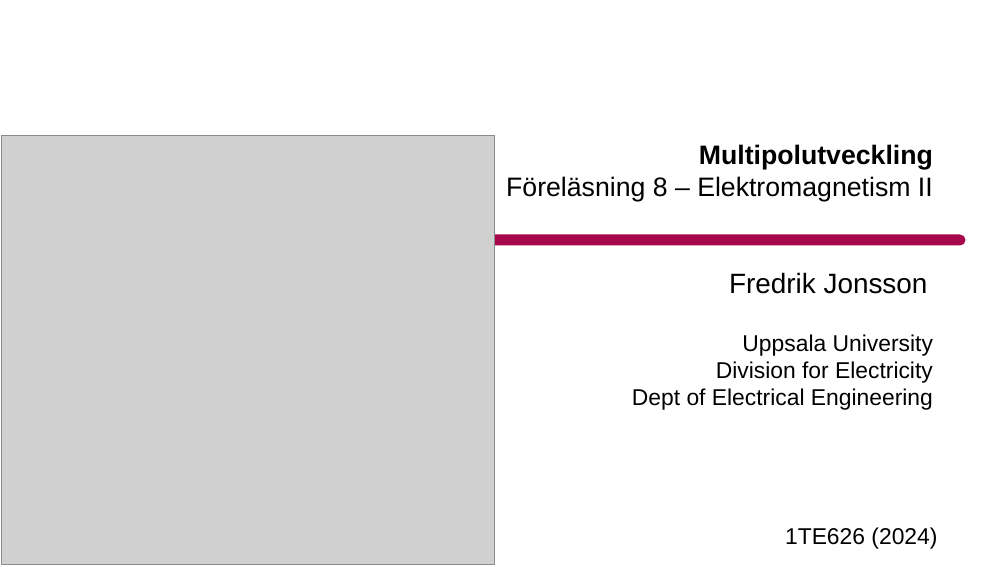
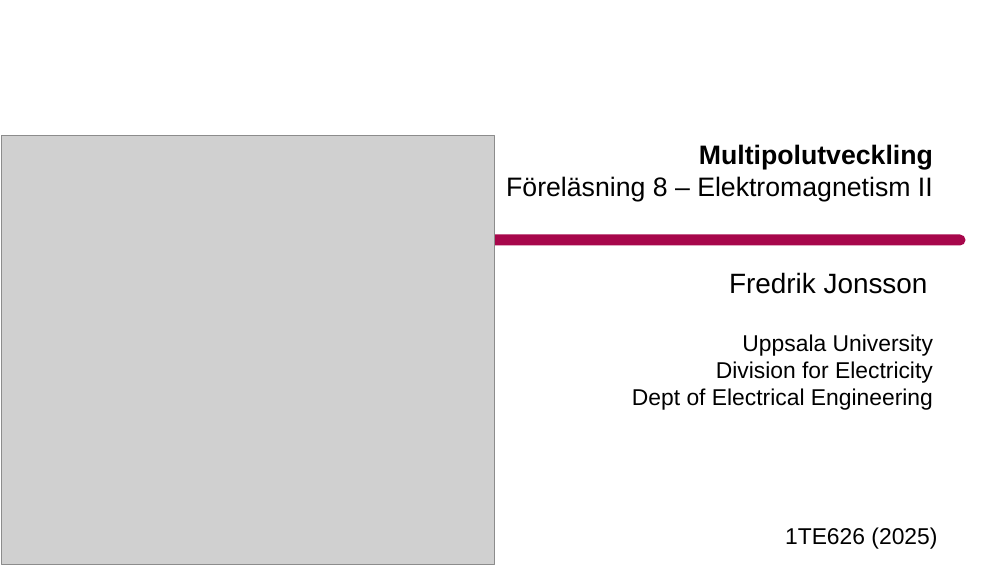
Before and after one commit to hp35/elmagii, a slide deck: slide 1 of lect-08/extras/lecture-08-support.odp. Drawn at 1008x567 pixels with LibreOffice and Linux fonts; fonts in the diff are those of the drawing; grey boxes stand for pictures; background and template pictures are left out. Boxes give left, top, right and bottom in pixels: in the first picture for what was removed or moved away, otherwise in the second. Text is boxed around its words. In the diff, an @@ line names an element or a change of style, - is before the commit and + after.

```diff
--- a/lect-08/extras/lecture-08-support.odp
+++ b/lect-08/extras/lecture-08-support.odp
@@ text at (x1=785, y1=527, x2=937, y2=549): text changed @@
-1TE626 (2024)
+1TE626 (2025)
```
Also in this commit, not shown: 9 other slides changed, 1 other file.
